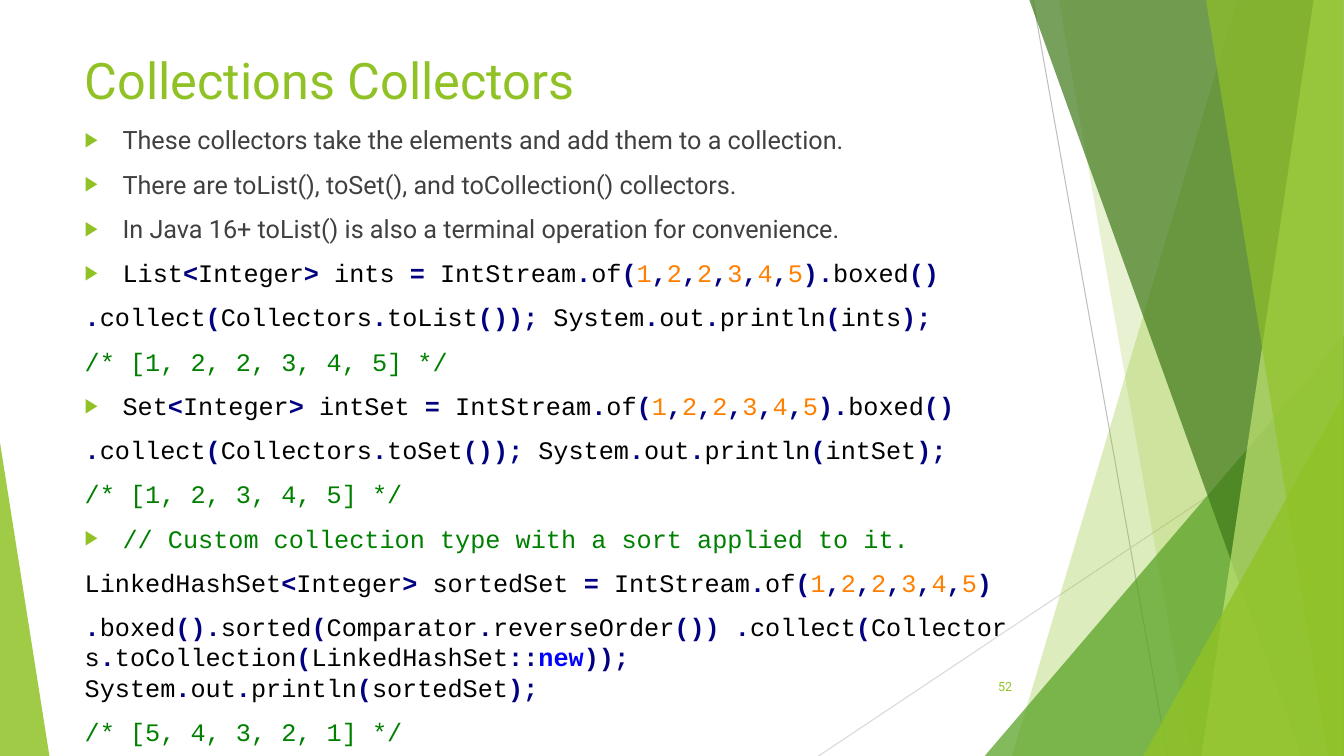
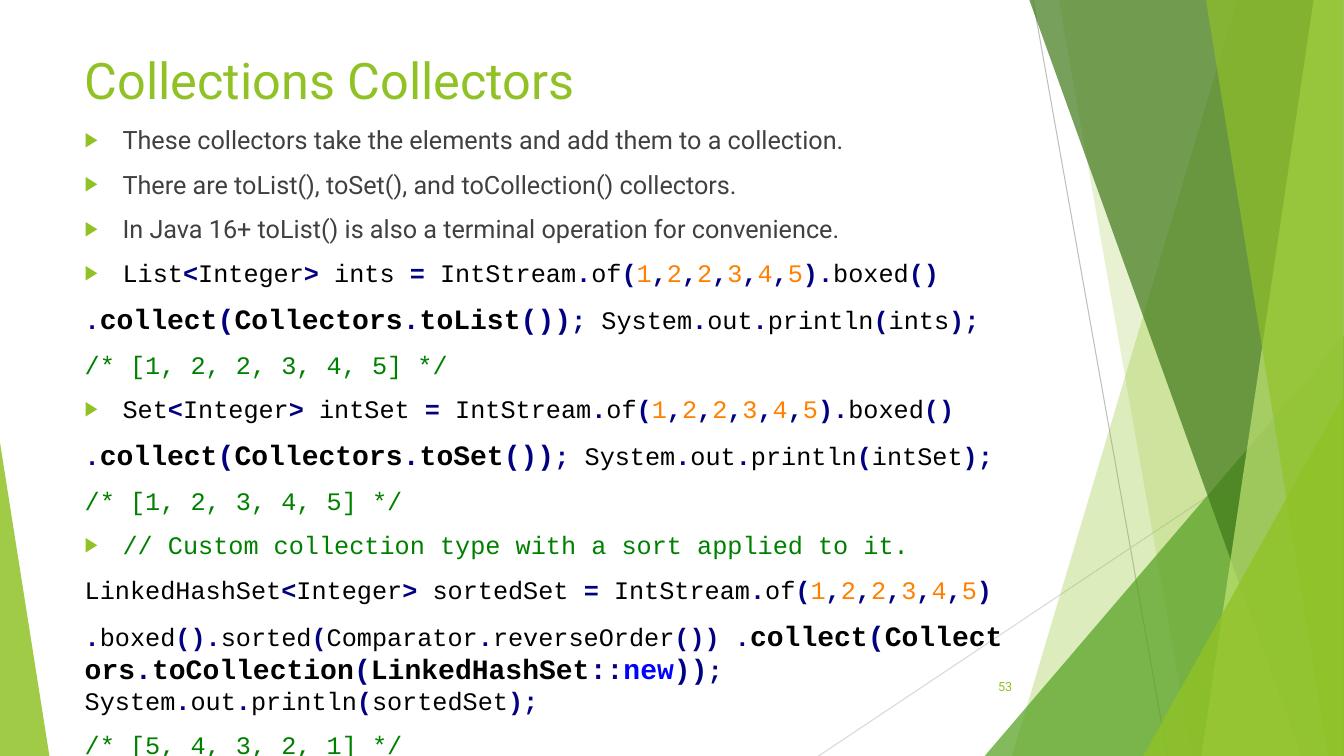
Before and after one commit to RichardRoda/2017-CodePaLOUsa-Lambda, a slide deck: slide 53 of Learning to Love the Lambda in the Stream.pptx (slide 52 before the commit). Drawn at 1344x756 pixels with LibreOffice and Linux fonts; fonts in the diff are those of the drawing. Boxes give left, top, right and bottom in pixels: in the first picture for what was removed or moved away, otherwise in the second. Text is boxed around its words. In the diff, an @@ line names an element or a change of style, - is before the commit and + after.

Commit message:
Use large bold font to emphasize the parts of the example that are relevant to what is being discussed in the slide.

```diff
--- a/Learning to Love the Lambda in the Stream.pptx
+++ b/Learning to Love the Lambda in the Stream.pptx
@@ text at (85, 309, 1002, 716): size 18 to 20 pt, bold on in ".collect(Collectors.toList());", ".collect(Collectors.toSet());", ".collect(Collectors.toCollection(LinkedHashSet::new));" @@
@@ page number at (998, 682, 1012, 691): text changed @@
-52
+53
```
Also in this commit, not shown: 23 other slides changed, 1 slide added, 1 other file.
